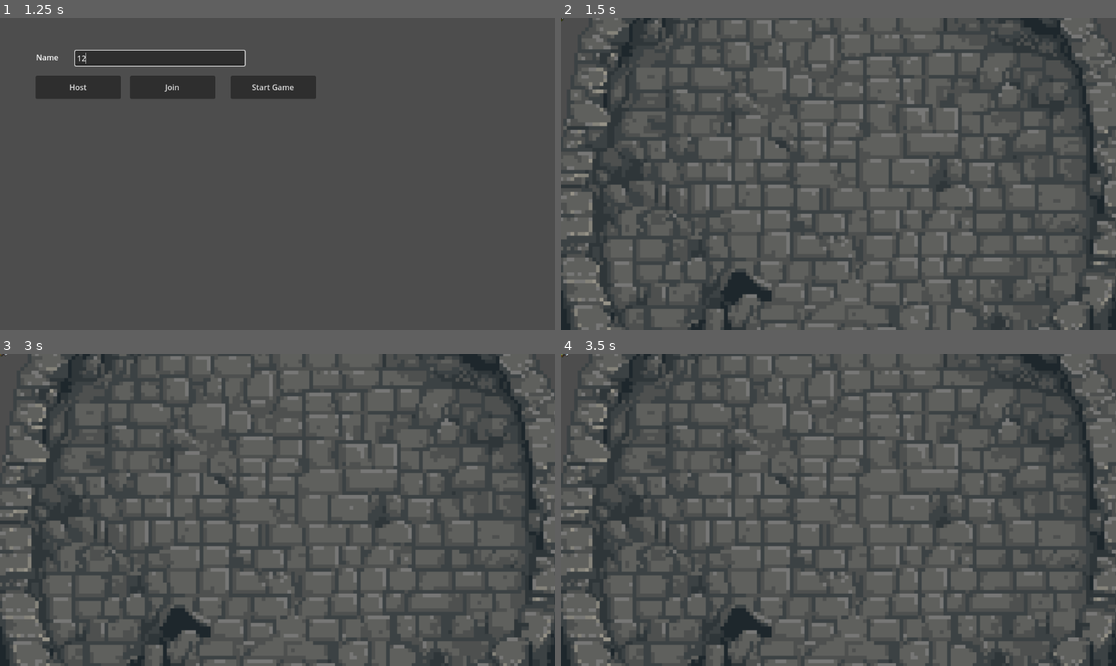
Above: before the commit, frames 1-4 (two rows, left to right).
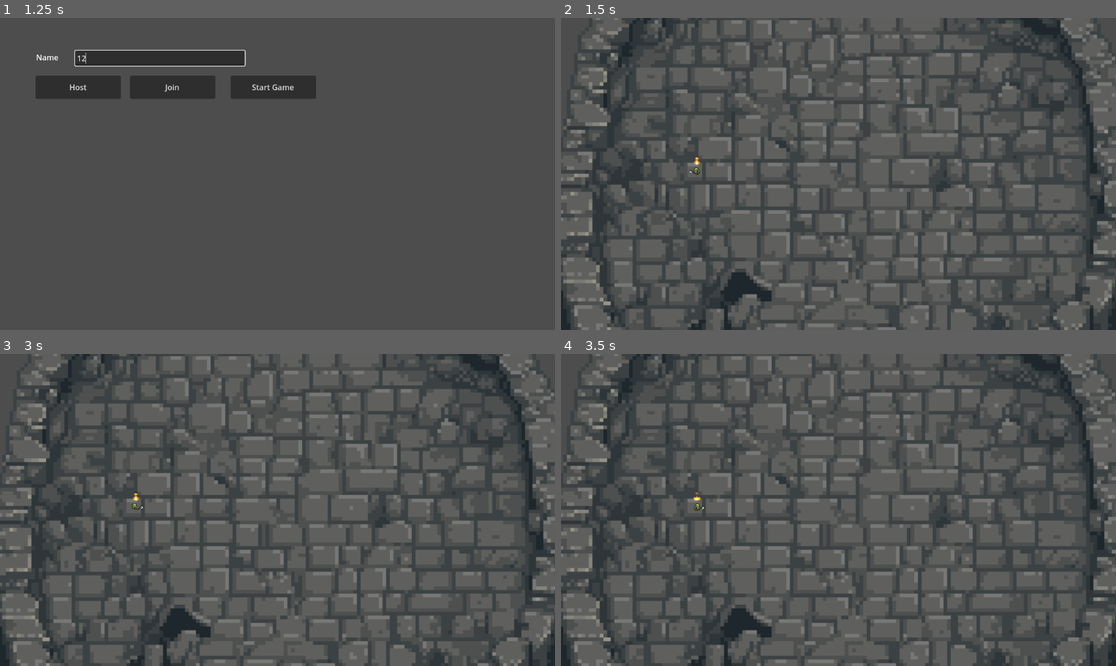
Above: after the commit, the same moments.

Repository: ClaySamuelC/mPact
Game: Godot game, scene res://multi/multiplayerScene.tscn
Two runs of this game, one before a commit and one after it. Both use one fixed random seed, a clock stepped at 60 frames per second and the inputs below. The engine's default icon, where the game draws it, is replaced by a stand-in: a white triangle on a blue panel in a dark square.
Inputs (mouse positions are in pixels of both pictures, inside the frame that each line leads up to):
- Up to frame 1 (1.25 s): click (160, 58) at 0.52 s; type "12" at 0.6 s
- Up to frame 2 (1.5 s): click "Start Game" at 1.25 s
- Up to frame 3 (3 s): tap Enter at 2 s; move the mouse to (399, 494) at 2.02 s; hold Right (ui_right) 2.03-2.78 s; click (399, 494) at 2.1 s; tap Space at 2.75 s; move the mouse to (166, 525) at 2.77 s; hold Down (ui_down) from 2.78 s (still down); tap E (Charge) at 2.85 s
- Up to frame 4 (3.5 s): keep holding Down (ui_down); click (727, 525) at 3.05 s

Frame 1 is identical in both runs. In frame 2, less than 0.1% of the frame differs, in the area x 0-26%, y 0-51%; in frame 3, less than 0.1%; in frame 4, less than 0.1%.

Commit message:
file dump.

Diff:
--- /dev/null
+++ b/multi/FireBlast.tscn
@@ -0,0 +1,17 @@
+[gd_scene load_steps=3 format=3 uid="uid://h1is6714pwc3"]
+
+[ext_resource type="Script" path="res://multi/fire_blast.gd" id="1_no6cc"]
+
+[sub_resource type="CircleShape2D" id="CircleShape2D_no6cc"]
+
+[node name="Node2D2" type="Area2D"]
+script = ExtResource("1_no6cc")
+
+[node name="CollisionShape2D" type="CollisionShape2D" parent="."]
+shape = SubResource("CircleShape2D_no6cc")
+
+[node name="Polygon2D" type="Polygon2D" parent="."]
+color = Color(1, 0.247059, 0.258824, 1)
+polygon = PackedVector2Array(0, -10, 7, -7, 10, 0, 7, 7, 0, 10, -7, 7, -10, 0, -7, -7)
+
+[connection signal="body_entered" from="." to="." method="_on_body_entered"]
--- a/multi/PjHero.gd
+++ b/multi/PjHero.gd
@@ -47,9 +47,10 @@
 				animationPlayer.play("run")
 			else:
 				animationPlayer.play("idle")
-	else:
-		global_position = global_position.lerp(syncPos, .5)
-		rotation_degrees = lerpf(rotation_degrees, syncRot, .5)
+	#else:
+		#print("Moving with bad permissions.")
+		#global_position = global_position.lerp(syncPos, .5)
+		#rotation_degrees = lerpf(rotation_degrees, syncRot, .5)
 
 @rpc("any_peer","call_local")
 func fire():
--- /dev/null
+++ b/multi/habadagis.tscn
@@ -0,0 +1,157 @@
+[gd_scene load_steps=20 format=3 uid="uid://ct6uklvt26vn4"]
+
+[ext_resource type="Script" path="res://multi/habadagis.gd" id="1_v6k6o"]
+[ext_resource type="PackedScene" path="res://multi/FireBlast.tscn" id="2_nkwwa"]
+[ext_resource type="PackedScene" path="res://multi/Explosion.tscn" id="3_o5gdi"]
+[ext_resource type="Texture2D" uid="uid://dld54qw3mao0w" path="res://multi/Main Character - Male - Full spritesheet - No Guide.png" id="3_tg76c"]
+
+[sub_resource type="AtlasTexture" id="AtlasTexture_wskdl"]
+atlas = ExtResource("3_tg76c")
+region = Rect2(0, 0, 32, 32)
+
+[sub_resource type="AtlasTexture" id="AtlasTexture_snm0b"]
+atlas = ExtResource("3_tg76c")
+region = Rect2(32, 0, 32, 32)
+
+[sub_resource type="AtlasTexture" id="AtlasTexture_fjhv6"]
+atlas = ExtResource("3_tg76c")
+region = Rect2(64, 0, 32, 32)
+
+[sub_resource type="AtlasTexture" id="AtlasTexture_bkdw0"]
+atlas = ExtResource("3_tg76c")
+region = Rect2(96, 0, 32, 32)
+
+[sub_resource type="AtlasTexture" id="AtlasTexture_4q5n3"]
+atlas = ExtResource("3_tg76c")
+region = Rect2(128, 0, 32, 32)
+
+[sub_resource type="AtlasTexture" id="AtlasTexture_ow2xj"]
+atlas = ExtResource("3_tg76c")
+region = Rect2(160, 0, 32, 32)
+
+[sub_resource type="AtlasTexture" id="AtlasTexture_h2r2y"]
+atlas = ExtResource("3_tg76c")
+region = Rect2(0, 1, 32, 32)
+
+[sub_resource type="AtlasTexture" id="AtlasTexture_kurpv"]
+atlas = ExtResource("3_tg76c")
+region = Rect2(32, 1, 32, 32)
+
+[sub_resource type="AtlasTexture" id="AtlasTexture_idhmh"]
+atlas = ExtResource("3_tg76c")
+region = Rect2(64, 1, 32, 32)
+
+[sub_resource type="AtlasTexture" id="AtlasTexture_5d645"]
+atlas = ExtResource("3_tg76c")
+region = Rect2(96, 1, 32, 32)
+
+[sub_resource type="AtlasTexture" id="AtlasTexture_nxjxb"]
+atlas = ExtResource("3_tg76c")
+region = Rect2(128, 1, 32, 32)
+
+[sub_resource type="AtlasTexture" id="AtlasTexture_b0bfu"]
+atlas = ExtResource("3_tg76c")
+region = Rect2(160, 1, 32, 32)
+
+[sub_resource type="SpriteFrames" id="SpriteFrames_l6rhg"]
+animations = [{
+"frames": [{
+"duration": 1.0,
+"texture": SubResource("AtlasTexture_wskdl")
+}, {
+"duration": 1.0,
+"texture": SubResource("AtlasTexture_snm0b")
+}, {
+"duration": 1.0,
+"texture": SubResource("AtlasTexture_fjhv6")
+}, {
+"duration": 1.0,
+"texture": SubResource("AtlasTexture_bkdw0")
+}, {
+"duration": 1.0,
+"texture": SubResource("AtlasTexture_4q5n3")
+}, {
+"duration": 1.0,
+"texture": SubResource("AtlasTexture_ow2xj")
+}],
+"loop": true,
+"name": &"Run",
+"speed": 10.0
+}, {
+"frames": [{
+"duration": 1.0,
+"texture": SubResource("AtlasTexture_h2r2y")
+}, {
+"duration": 1.0,
+"texture": SubResource("AtlasTexture_kurpv")
+}, {
+"duration": 1.0,
+"texture": SubResource("AtlasTexture_idhmh")
+}, {
+"duration": 1.0,
+"texture": SubResource("AtlasTexture_5d645")
+}, {
+"duration": 1.0,
+"texture": SubResource("AtlasTexture_nxjxb")
+}, {
+"duration": 1.0,
+"texture": SubResource("AtlasTexture_b0bfu")
+}],
+"loop": true,
+"name": &"default",
+"speed": 5.0
+}]
+
+[sub_resource type="RectangleShape2D" id="RectangleShape2D_m1yx7"]
+size = Vector2(32, 40)
+
+[sub_resource type="SceneReplicationConfig" id="SceneReplicationConfig_c85fd"]
+properties/0/path = NodePath(".:position")
+properties/0/spawn = false
+properties/0/replication_mode = 0
+properties/1/path = NodePath("GunRotation:rotation")
+properties/1/spawn = true
+properties/1/replication_mode = 1
+properties/2/path = NodePath(".:syncPos")
+properties/2/spawn = true
+properties/2/replication_mode = 1
+properties/3/path = NodePath(".:syncRot")
+properties/3/spawn = true
+properties/3/replication_mode = 1
+
+[node name="Habadagis" type="CharacterBody2D" groups=["Player"]]
+script = ExtResource("1_v6k6o")
+bullet = ExtResource("2_nkwwa")
+explosion = ExtResource("3_o5gdi")
+
+[node name="AnimatedSprite2D" type="AnimatedSprite2D" parent="."]
+texture_filter = 1
+position = Vector2(-3, -35)
+scale = Vector2(2.1875, 2.1875)
+sprite_frames = SubResource("SpriteFrames_l6rhg")
+animation = &"Run"
+flip_h = true
+
+[node name="CollisionShape2D" type="CollisionShape2D" parent="."]
+position = Vector2(-3, -20)
+shape = SubResource("RectangleShape2D_m1yx7")
+
+[node name="GunRotation" type="Node2D" parent="."]
+position = Vector2(-2, -20)
+
+[node name="BulletSpawn" type="Node2D" parent="GunRotation"]
+position = Vector2(54, 0)
+
+[node name="MultiplayerSynchronizer" type="MultiplayerSynchronizer" parent="."]
+replication_interval = 0.1
+delta_interval = 0.1
+replication_config = SubResource("SceneReplicationConfig_c85fd")
+
+[node name="CastTimer" type="Timer" parent="."]
+one_shot = true
+
+[node name="ShootTimer" type="Timer" parent="."]
+one_shot = true
+
+[connection signal="timeout" from="CastTimer" to="." method="_on_cast_timer_timeout"]
+[connection signal="timeout" from="ShootTimer" to="." method="_on_shoot_timer_timeout"]
